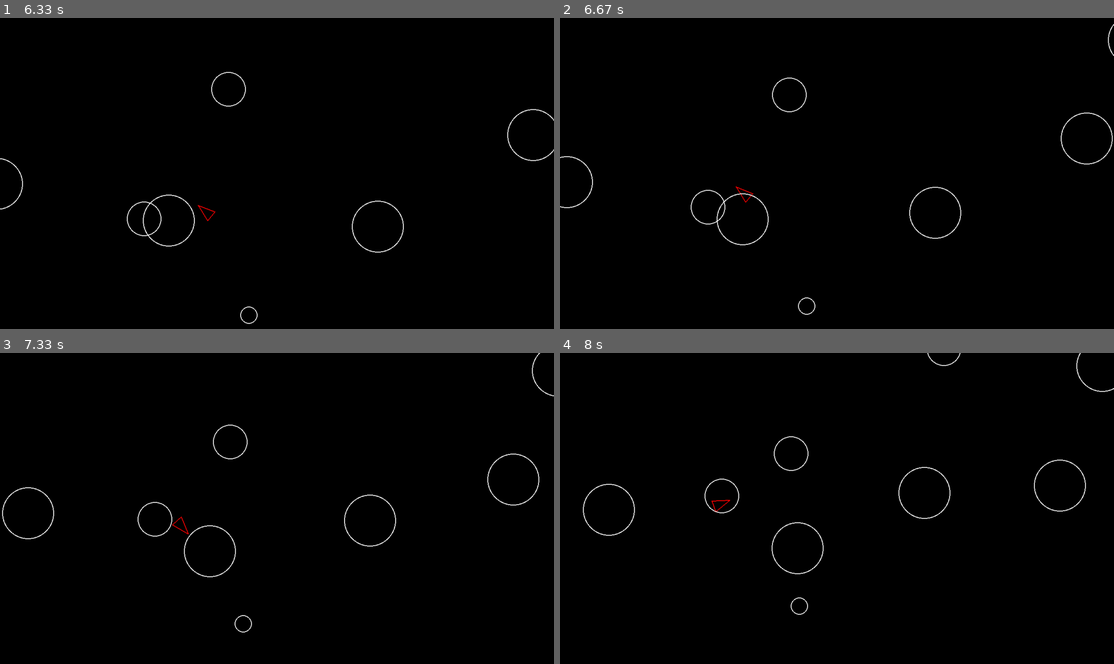
Above: before the commit, frames 1-4 (two rows, left to right).
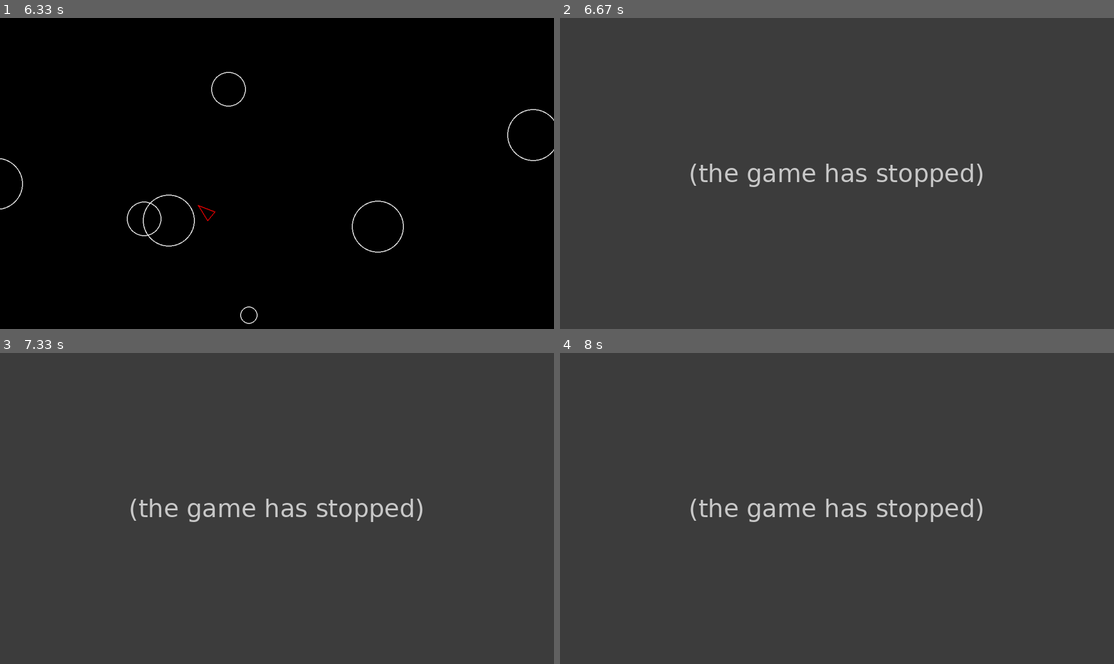
Above: after the commit, the same moments.

Repository: motorsss/bootdev_pygame
Game: pygame game, started from main.py
Two runs of this game, one before a commit and one after it. Both use one fixed random seed, a clock stepped at 60 frames per second and the inputs below.
Inputs:
- Up to frame 1 (6.33 s): hold A 0.33-0.87 s; hold S 0.9-1.2 s; hold A 1.23-1.63 s; hold W 1.67-2.03 s; hold D 2.07-2.7 s; hold S 2.73-3.1 s; hold A 3.13-3.6 s; hold D 3.63-4.1 s; hold W 4.13-4.43 s; hold D 4.47-4.93 s; hold A 4.97-5.5 s; hold S 5.53-5.83 s; hold A 5.87-6.27 s; hold W from 6.3 s (still down)
- Up to frame 2 (6.67 s): keep holding W
- Up to frame 3 (7.33 s): release W at 6.67 s; hold D from 6.7 s (still down)
- Up to frame 4 (8 s): release D at 7.33 s; hold S 7.37-7.73 s; hold A from 7.77 s (still down)

Frame 1 is identical in both runs. In frame 2, 100% of the frame differs, in the area x 0-100%, y 0-100%; in frame 3, 100%; in frame 4, 100%.
After the commit the program exited at 6.37 s; later frames show no game.

Commit message:
collision...

Diff:
--- a/circleshape.py
+++ b/circleshape.py
@@ -1,4 +1,5 @@
 import pygame
+
 
 class CircleShape(pygame.sprite.Sprite):
     def __init__(self, x, y, radius):
@@ -17,3 +18,8 @@
     def update(self, dt):
         # must override
         pass
+
+    def iscollided(self, othershape):
+        return (self.radius + othershape.radius) >= pygame.math.Vector2.distance_to(
+            self.position, othershape.position
+        )
--- a/main.py
+++ b/main.py
@@ -2,6 +2,7 @@
 from constants import *
 from player import *
 from asteroidfield import *
+import sys
 
 
 def main():
@@ -23,6 +24,11 @@
         for event in pygame.event.get():
             if event.type == pygame.QUIT:
                 return
+        for astro in asteroids:
+            if astro.iscollided(player):
+                print("Game Over!")
+                exit()
+
         for obj in updatable:
             obj.update(dt)
         screen.fill("black")
